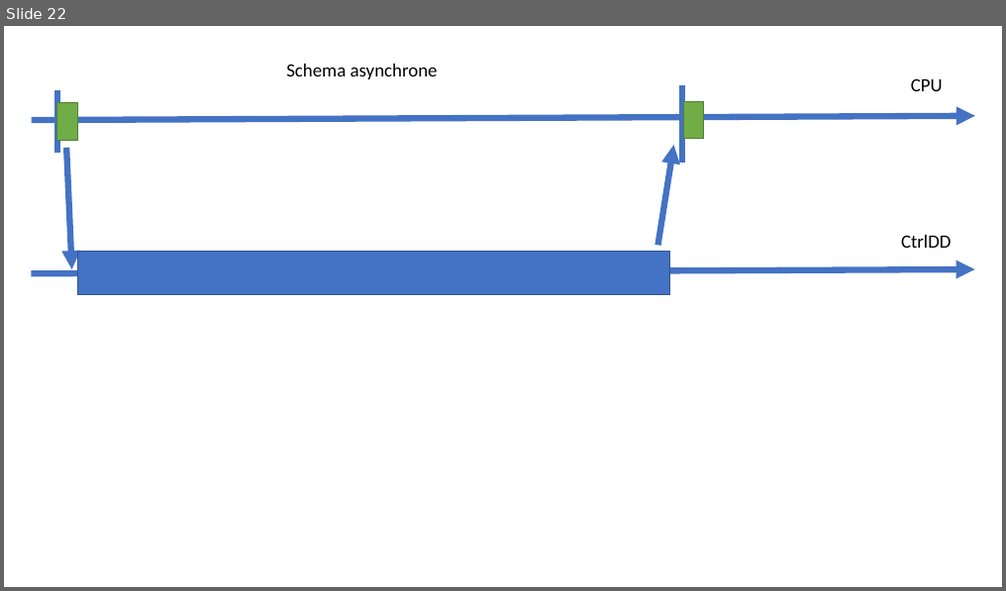
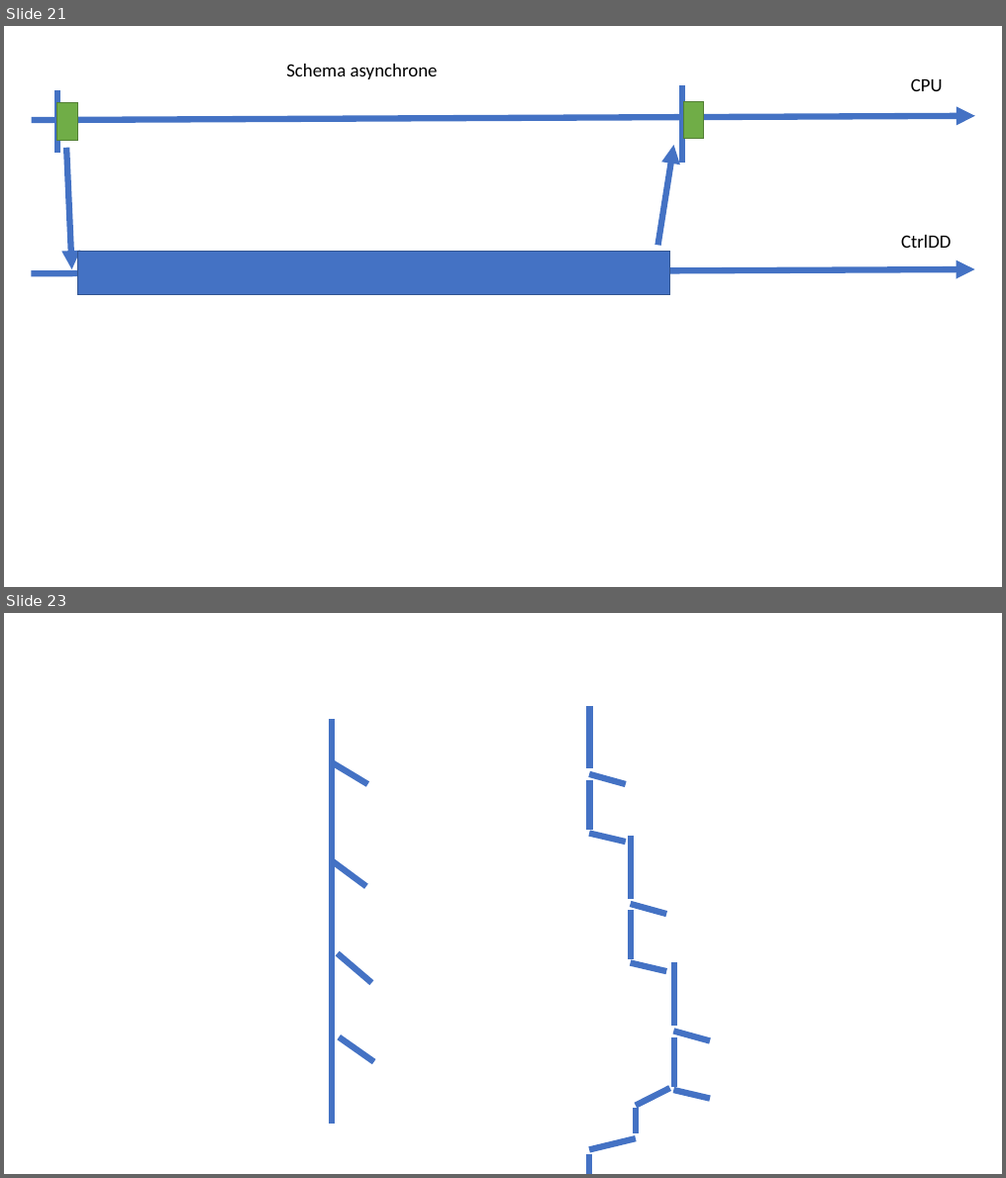
Before and after one commit to jlg-formation/fan-oct-2021, a slide deck: notes.pptx. Shown one above the other, each under a label of ours: slide 22 before the commit, slides 21 and 23 after it; the slides between them are not shown. The pictures are 1006x591 and 1006x1178 pixels, drawn with LibreOffice and Linux fonts; fonts in the diff are those of the drawing. Boxes give left, top, right and bottom in pixels: in the first picture for what was removed or moved away, otherwise in the second. Text is boxed around its words. In the diff, an @@ line names an element or a change of style, - is before the commit and + after.

```diff
--- a/notes.pptx
+++ b/notes.pptx
@@ slide 23 added at <box>4,613,1002,1174</box>, background #FFFFFF @@
@@ line added from (332, 719) to (332, 1124), #4472C4 6 pt @@
@@ line added from (589, 706) to (589, 768), #4472C4 6 pt @@
@@ line added from (332, 762) to (368, 784), #4472C4 6 pt @@
@@ line added from (589, 774) to (626, 784), #4472C4 6 pt @@
@@ line added from (589, 780) to (589, 830), #4472C4 6 pt @@
@@ line added from (589, 833) to (626, 842), #4472C4 6 pt @@
@@ line added from (631, 836) to (631, 899), #4472C4 6 pt @@
@@ line added from (332, 861) to (366, 886), #4472C4 6 pt @@
@@ line added from (631, 904) to (666, 914), #4472C4 6 pt @@
@@ line added from (631, 910) to (631, 959), #4472C4 6 pt @@
@@ line added from (338, 954) to (371, 983), #4472C4 6 pt @@
@@ line added from (631, 963) to (666, 971), #4472C4 6 pt @@
@@ line added from (674, 963) to (674, 1026), #4472C4 6 pt @@
@@ line added from (339, 1038) to (374, 1062), #4472C4 6 pt @@
@@ line added from (674, 1032) to (710, 1042), #4472C4 6 pt @@
@@ line added from (674, 1038) to (674, 1087), #4472C4 6 pt @@
@@ line added from (670, 1088) to (636, 1106), #4472C4 6 pt @@
@@ line added from (636, 1109) to (636, 1134), #4472C4 6 pt @@
@@ line added from (674, 1090) to (710, 1099), #4472C4 6 pt @@
@@ line added from (636, 1140) to (589, 1151), #4472C4 6 pt @@
@@ line added from (589, 1155) to (589, 1174), #4472C4 6 pt @@
@@ what was slide 22 is now slide 21 @@
```
Also in this commit, not shown: 4 slides changed, 2 other slides added.
